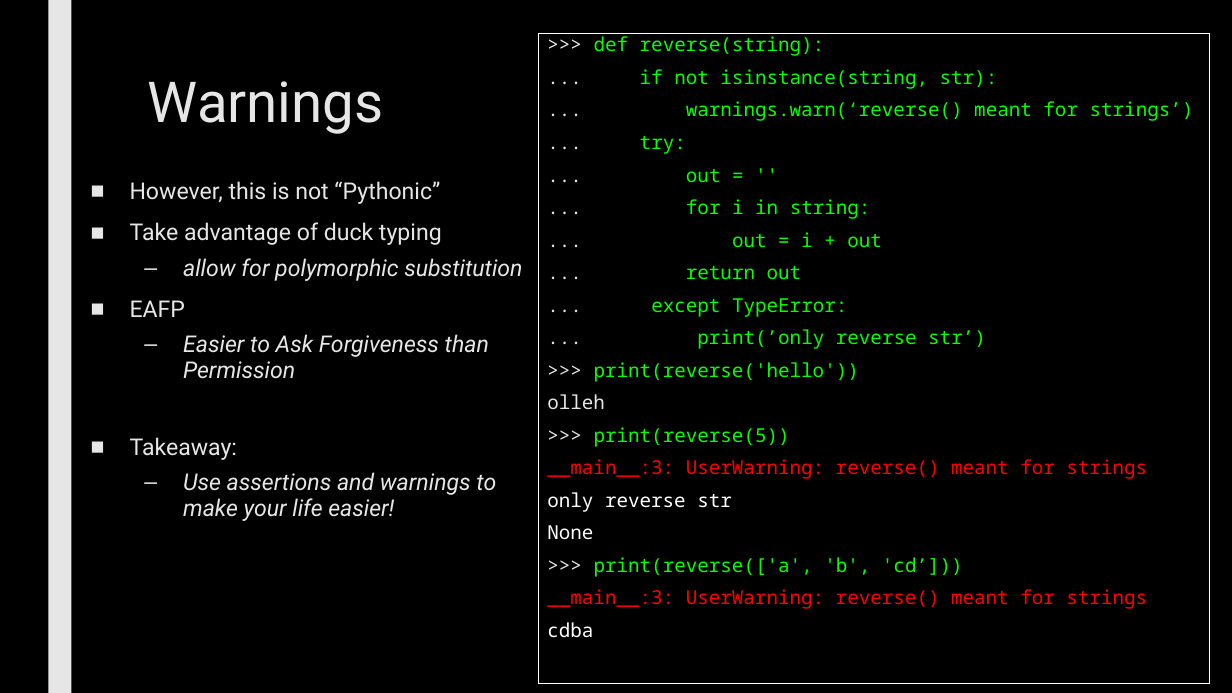
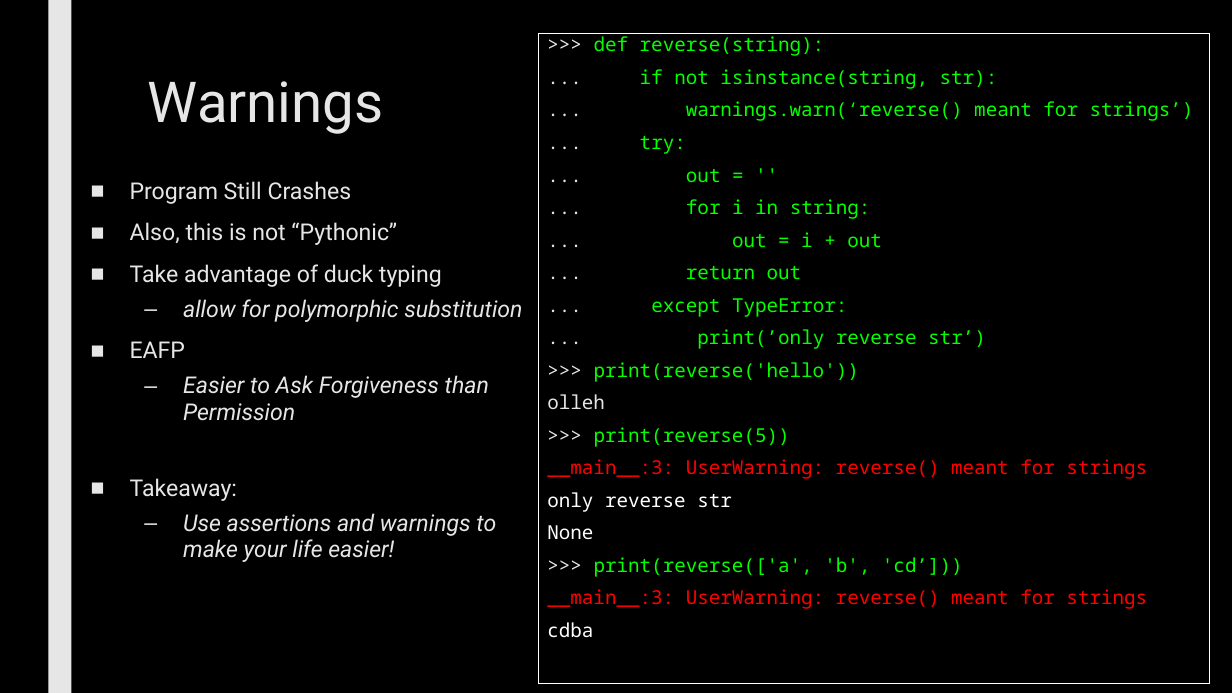
Before and after one commit to max7patek/metaprogramming, a slide deck: slide 13 of slides/00-OOPython.pptx. Drawn at 1232x693 pixels with LibreOffice and Linux fonts; fonts in the diff are those of the drawing. Boxes give left, top, right and bottom in pixels: in the first picture for what was removed or moved away, otherwise in the second. Text is boxed around its words. In the diff, an @@ line names an element or a change of style, - is before the commit and + after.

```diff
--- a/slides/00-OOPython.pptx
+++ b/slides/00-OOPython.pptx
@@ text at bbox=[130, 181, 397, 245]: text changed @@
-■ However, this is not “Pythonic”
+■ Program Still Crashes
+■ Also, this is not “Pythonic”
```
